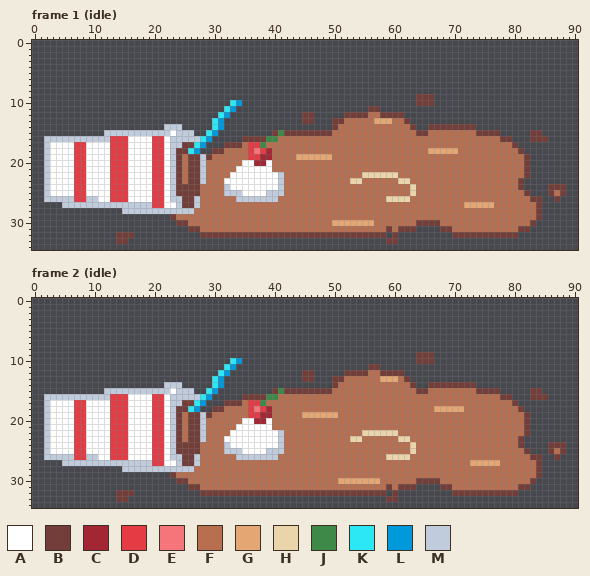
Two states of a pixel-art file, art/skins-areas/splash-milkshake@88.aseprite. This is how it looked before the edit.
91x35 pixels, 2 frames. Shown: frame 1 (idle), frame 2 (idle).
Palette (. is transparent): A #ffffff  B #733e39  C #a22633  D #e43b44  E #f6757a  F #b86f50  G #e4a672  H #ead4aa  J #3e8948  K #2ce8f5  L #0099db  M #c0cbdc
Pixels before, frame 1 (idle) (only the part around the change), first column x 0:
 0 ...........................................................................................
 1 ...........................................................................................
 2 ...........................................................................................
 3 ...........................................................................................
 4 ...........................................................................................
 5 ...........................................................................................
 6 ...........................................................................................
 7 ...........................................................................................
 8 ...........................................................................................
 9 ................................................................BBB........................
10 .................................KL.............................BBB........................
11 ................................KL......................BB.................................
12 ...............................KL............BB.....BBBBFFBBBB.............................
13 ..............................KL.............BB...BBFFFFFGGGFFB............................
14 ......................MMM.....KL..................BFFFFFFFFFFFFB..BBBBBBBB.................
15 ............MMMMMMMMMMMAMMM..KL.........BJBBBBBBBBFFFFFFFFFFFFFFBBFFFFFFFFBBBB.....BB......
16 ..MMMMMMMMMMMDDDAAAADDAMMMMMKL.....BBBBJJFFFFFFFFFFFFFFFFFFFFFFFFFFFFFFFFFFFFFBB...BBB.....
17 ..MAAAADDAAAADDDAAAADDAMMBBKL...BBBFDDJFFFFFFFFFFFFFFFFFFFFFFFFFFFFFFFFFFFFFFFFFB..........
18 ..MAAAADDAAAADDDAAAADDAMBBKL..BBFFFFDEDCFFFFFFFFFFFFFFFFFFFFFFFFFFGGGGGFFFFFFFFFFB.........
19 ..MAAAADDAAAADDDAAAADDAMBFBBMBFFFFFFDDCCFFFFGGGGGGFFFFFFFFFFFFFFFFFFFFFFFFFFFFFFFFB........
20 ..MAAAADDAAAADDDAAAADDAMBFBBMFFFFFFAACCAFFFFFFFFFFFFFFFFFFFFFFFFFFFFFFFFFFFFFFFFFFB........
21 ..MAAAADDAAAADDDAAAADDAMBFBBMFFFFFAAAAAAFFFFFFFFFFFFFFFFFFFFFFFFFFFFFFFFFFFFFFFFFFB........
22 ..MAAAADDAAAADDDAAAADDAMBFBBMFFFFAAAAAAAAMFFFFFFFFFFFFFHHHHHHFFFFFFFFFFFFFFFFFFFFFB........
23 ..MAAAADDAAAADDDAAAADDAMBFBBMFFFAAAAAAAAAMFFFFFFFFFFFHHFFFFFFHHFFFFFFFFFFFFFFFFFFB.........
24 ..MAAAADDAAAADDDAAAADDAMBBBBFFFFMAAAAAAAAMFFFFFFFFFFFFFFFFFFFFFHFFFFFFFFFFFFFFFFFB....BBB..
25 ..MAAAADDAAAADDDAAAADDAMBBBBFFFFMMMAAAAMMMFFFFFFFFFFFFFFFFFFFFFHFFFFFFFFFFFFFFFFFFB...BFB..
26 ..MMMMMDDMMAADDDAAAADDAMMBBMFFFFFFMMMMMMMFFFFFFFFFFFFFFFFFFHHHHFFFFFFFFFFFFFFFFFFFFBB..B...
27 .....MMMMMMMMMMMMMMMDDAAMBBMFFFFFFFFFFFFFFFFFFFFFFFFFFFFFFFFFFFFFFFFFFFFGGGGGFFFFFFFB......
28 ...............MMMMMMMMMMMMFFFFFFFFFFFFFFFFFFFFFFFFFFFFFFFFFFFFFFFFFFFFFFFFFFFFFFFFFB......
29 .......................BFFFFFFFFFFFFFFFFFFFFFFFFFFFFFFFFFFFFFFFFFFFFFFFFFFFFFFFFFFFFB......
30 ........................BBFFFFFFFFFFFFFFFFFFFFFFFFGGGGGGGFFFFFFFBBBBFFFFFFFFFFFFFFFB.......
31 ..........................BBFFFFFFFFFFFFFFFFFFFFFFFFFFFFFFFBFBBB....BBFFFFFFFFFFFBB........
32 ..............BBB...........BBBBBBBBBBBBBBBBBBBBBBBBBBBBBBB.B.........BBBBBBBBBBB..........
33 ..............BB...........................................BB..............................
34 ...........................................................................................
Pixels before, frame 2 (idle) (only the part around the change), first column x 0:
 2 ...........................................................................................
 3 ...........................................................................................
 4 ...........................................................................................
 5 ...........................................................................................
 6 ...........................................................................................
 7 ...........................................................................................
 8 ...........................................................................................
 9 ................................................................BBB........................
10 .................................KL.............................BBB........................
11 ................................KL......................BB.................................
12 ...............................KL............BB.....BBBBFFBBBB.............................
13 ..............................KL.............BB...BBFFFFFFGGGFB............................
14 ......................MMM.....KL..................BFFFFFFFFFFFFB..BBBBBBBB.................
15 ............MMMMMMMMMMMAMMM..KL.........BJBBBBBBBBFFFFFFFFFFFFFFBBFFFFFFFFBBBB.....BB......
16 ..MMMMMMMMMMMDDDAAAADDAMMMMMKL.....BBBBJJFFFFFFFFFFFFFFFFFFFFFFFFFFFFFFFFFFFFFBB...BBB.....
17 ..MAAAADDAAAADDDAAAADDAMMBBKL...BBBFDDJFFFFFFFFFFFFFFFFFFFFFFFFFFFFFFFFFFFFFFFFFB..........
18 ..MAAAADDAAAADDDAAAADDAMBBKL..BBFFFFDEDCFFFFFFFFFFFFFFFFFFFFFFFFFFFGGGGGFFFFFFFFFB.........
19 ..MAAAADDAAAADDDAAAADDAMBFBBMBFFFFFFDDCCFFFFFGGGGGGFFFFFFFFFFFFFFFFFFFFFFFFFFFFFFFB........
20 ..MAAAADDAAAADDDAAAADDAMBFBBMFFFFFFAACCAFFFFFFFFFFFFFFFFFFFFFFFFFFFFFFFFFFFFFFFFFFB........
21 ..MAAAADDAAAADDDAAAADDAMBFBBMFFFFFAAAAAAFFFFFFFFFFFFFFFFFFFFFFFFFFFFFFFFFFFFFFFFFFB........
22 ..MAAAADDAAAADDDAAAADDAMBFBBMFFFFAAAAAAAAMFFFFFFFFFFFFFHHHHHHFFFFFFFFFFFFFFFFFFFFFB........
23 ..MAAAADDAAAADDDAAAADDAMBFBBMFFFAAAAAAAAAMFFFFFFFFFFFHHFFFFFFHHFFFFFFFFFFFFFFFFFFB.........
24 ..MAAAADDAAAADDDAAAADDAMBBBBFFFFMAAAAAAAAMFFFFFFFFFFFFFFFFFFFFFHFFFFFFFFFFFFFFFFFB....BBB..
25 ..MAAAADDAAAADDDAAAADDAMBBBBFFFFMMMAAAAMMMFFFFFFFFFFFFFFFFFFFFFHFFFFFFFFFFFFFFFFFFB...BFB..
26 ..MMMMMDDMMAADDDAAAADDAMMBBMFFFFFFMMMMMMMFFFFFFFFFFFFFFFFFFHHHHFFFFFFFFFFFFFFFFFFFFBB..B...
27 .....MMMMMMMMMMMMMMMDDAAMBBMFFFFFFFFFFFFFFFFFFFFFFFFFFFFFFFFFFFFFFFFFFFFFGGGGGFFFFFFB......
28 ...............MMMMMMMMMMMMFFFFFFFFFFFFFFFFFFFFFFFFFFFFFFFFFFFFFFFFFFFFFFFFFFFFFFFFFB......
29 .......................BFFFFFFFFFFFFFFFFFFFFFFFFFFFFFFFFFFFFFFFFFFFFFFFFFFFFFFFFFFFFB......
30 ........................BBFFFFFFFFFFFFFFFFFFFFFFFFFGGGGGGGFFFFFFBBBBFFFFFFFFFFFFFFFB.......
31 ..........................BBFFFFFFFFFFFFFFFFFFFFFFFFFFFFFFFBFBBB....BBFFFFFFFFFFFBB........
32 ..............BBB...........BBBBBBBBBBBBBBBBBBBBBBBBBBBBBBB.B.........BBBBBBBBBBB..........
33 ..............BB...........................................BB..............................
34 ...........................................................................................
The result:
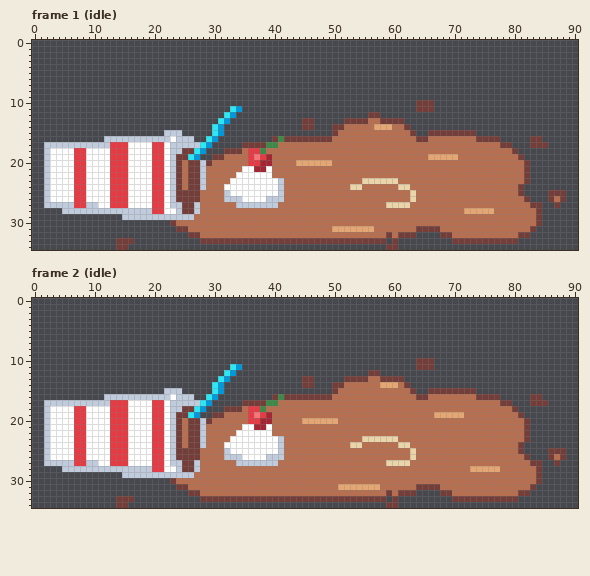
What changed:
Changed rows in their new state; - is an unchanged pixel.
Frame 1 (idle):
first column x 2:
 9 --------------------------------------------------------------...----------------------
10 -------------------------------..------------------------------------------------------
11 ------------------------------.KL---------------------..------BBB----------------------
12 -----------------------------.KL-----------..-----....BB....---------------------------
13 ----------------------------.KL-----------------..BBBB-FBBBB.--------------------------
14 --------------------...--------------------BB----B-----GGG--B.--........---------------
15 ----------..........-M-..--.KL--------..........B------------B..BBBBBBBB....-----..----
16 ..........-MMMMMMMMMMA---..KL----.....BJBBBBBBBB--------------BB--------BBBB..-----.---
17 -MMMMMMMMMM------------MMMKL--...BBBBJJ-------------------------------------BB.--BBB---
18 ----------------------M-BKL-..BBB--DJF--------------------------FFFFF---------B.-------
19 -----------------------BKL..BB-----ED-----FFFFFF----------------GGGGG----------B.------
20 ---------------------------B-----FDD-C----GGGGGG---------------------------------------
21 --------------------------------F--CC--------------------------------------------------
22 -------------------------------F------FF-------------FFFFFF----------------------------
23 ------------------------------F--------------------FFHHHHHHFF------------------FB------
24 -----------------------F--M---A--------------------HH------HHF----------------------...
25 -------------------------------AA----AA----------------------------------------B.----B-
26 -AAAA--AA-------------B--B----MM-AAAA--M-----------------FFFFH------------------B..-BFB
27 MMM--DD--AADDDAAAA---M----------MMMMMMM------------------HHHH---------FFFFF------B---B-
28 ---MMMMMMMMMM-----DDAA-BBM--------------------------------------------GGGGG------------
29 -------------MMMMMMMMMMMM--------------------------------------------------------------
30 ---------------------BFF------------------------FFFFFFF-------FFFF---------------FB----
31 ----------------------BBFF----------------------GGGGGGG--F-FFFBBBBFF-----------FFB-----
32 ------------...---------BBFFFFFFFFFFFFFFFFFFFFFFFFFFFFFFFBFBBB----BBFFFFFFFFFFFBB------
33 --------------B-----------BBBBBBBBBBBBBBBBBBBBBBBBBBBBBBB.----------BBBBBBBBBBB--------
34 ------------BB-------------------------------------------BB----------------------------
Frame 2 (idle):
first column x 2:
 9 --------------------------------------------------------------...----------------------
10 -------------------------------..------------------------------------------------------
11 ------------------------------.KL---------------------..------BBB----------------------
12 -----------------------------.KL-----------..-----....BB....---------------------------
13 ----------------------------.KL-----------------..BBBB--BBBB.--------------------------
14 --------------------...--------------------BB----B------GGG-B.--........---------------
15 ----------..........-M-..--.KL--------..........B------------B..BBBBBBBB....-----..----
16 ..........-MMMMMMMMMMA---..KL----.....BJBBBBBBBB--------------BB--------BBBB..-----.---
17 -MMMMMMMMMM------------MMMKL--...BBBBJJ-------------------------------------BB.--BBB---
18 ----------------------M-BKL-..BBB--DJF---------------------------FFFFF--------B.-------
19 -----------------------BKL..BB-----ED------FFFFFF----------------GGGGG---------B.------
20 ---------------------------B-----FDD-C-----GGGGGG--------------------------------------
21 --------------------------------F--CC--------------------------------------------------
22 -------------------------------F------FF-------------FFFFFF----------------------------
23 ------------------------------F--------------------FFHHHHHHFF------------------FB------
24 -----------------------F--M---A--------------------HH------HHF----------------------...
25 -------------------------------AA----AA----------------------------------------B.----B-
26 -AAAA--AA-------------B--B----MM-AAAA--M-----------------FFFFH------------------B..-BFB
27 MMM--DD--AADDDAAAA---M----------MMMMMMM------------------HHHH----------FFFFF-----B---B-
28 ---MMMMMMMMMM-----DDAA-BBM---------------------------------------------GGGGG-----------
29 -------------MMMMMMMMMMMM--------------------------------------------------------------
30 ---------------------BFF-------------------------FFFFFFF------FFFF---------------FB----
31 ----------------------BBFF-----------------------GGGGGGG-F-FFFBBBBFF-----------FFB-----
32 ------------...---------BBFFFFFFFFFFFFFFFFFFFFFFFFFFFFFFFBFBBB----BBFFFFFFFFFFFBB------
33 --------------B-----------BBBBBBBBBBBBBBBBBBBBBBBBBBBBBBB.----------BBBBBBBBBBB--------
34 ------------BB-------------------------------------------BB----------------------------
